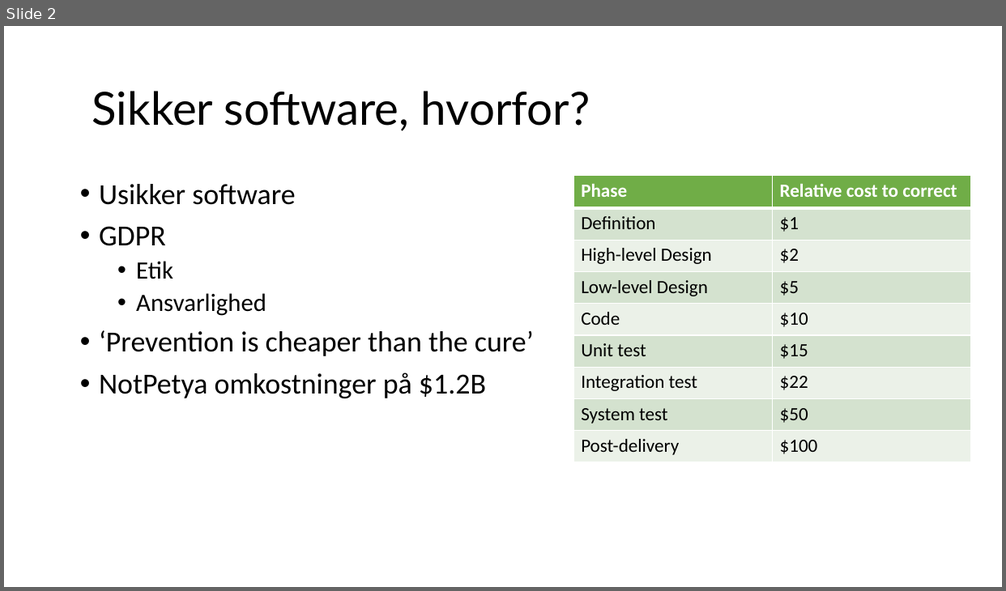
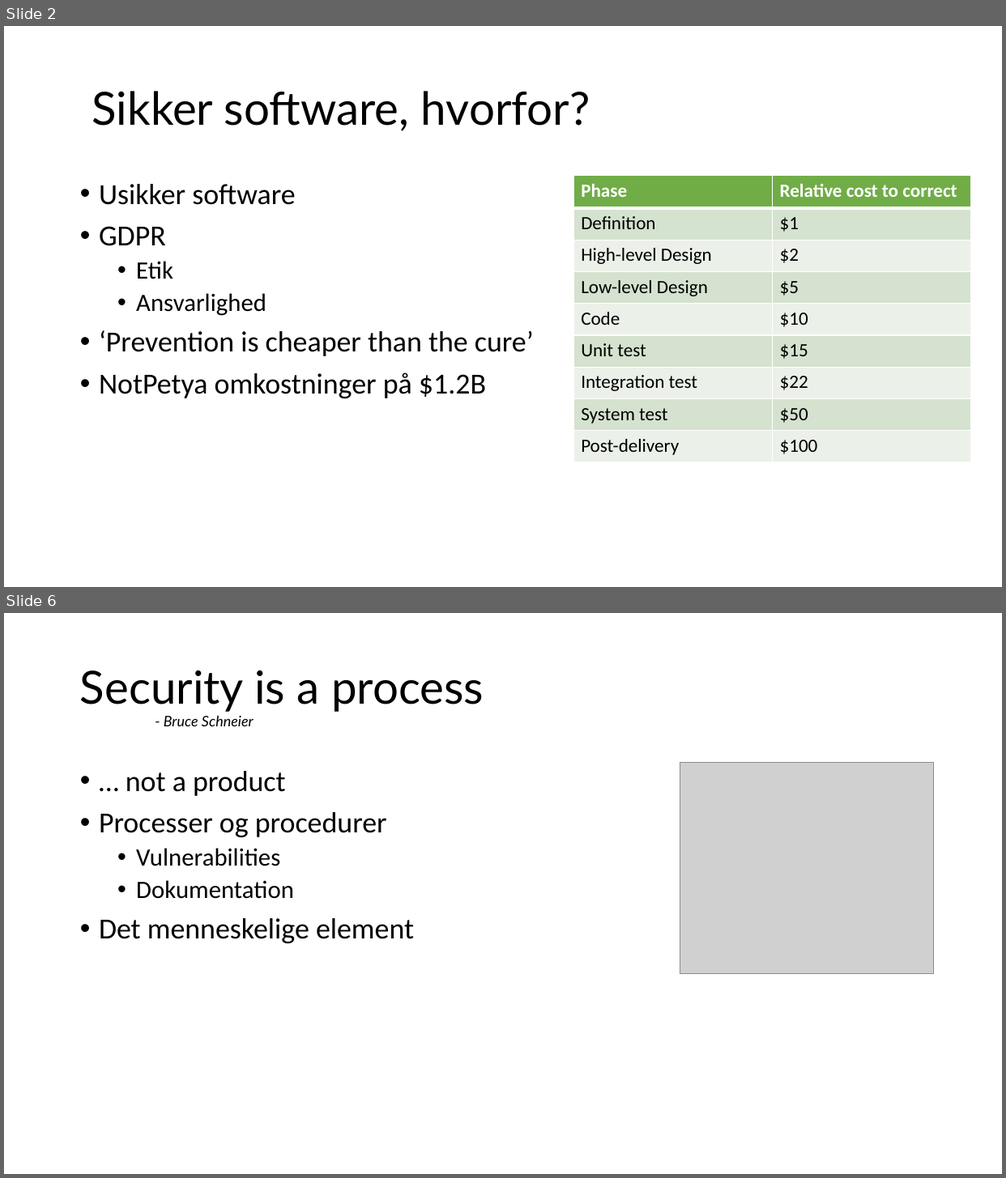
Before and after one commit to Kristiansax/kea-software-security-exam-slides, a slide deck: 9 - Audit af software.pptx. Shown one above the other, each under a label of ours: slide 2 before the commit, slides 2 and 6 after it; the slides between them are not shown. The pictures are 1006x591 and 1006x1178 pixels, drawn with LibreOffice and Linux fonts; fonts in the diff are those of the drawing; grey boxes stand for pictures. Boxes give left, top, right and bottom in pixels: in the first picture for what was removed or moved away, otherwise in the second. Text is boxed around its words. In the diff, an @@ line names an element or a change of style, - is before the commit and + after.

```diff
--- a/9 - Audit af software.pptx
+++ b/9 - Audit af software.pptx
@@ slide 6 added at bbox=[4, 613, 1002, 1174], background #FFFFFF @@
@@ title added at bbox=[80, 671, 484, 726], 44 pt, text #000000 @@
+Security is a process
+- Bruce Schneier
@@ text added at bbox=[99, 771, 414, 943], 28 pt, text #000000 @@
+• … not a product
+• Processer og procedurer
+  • Vulnerabilities
+  • Dokumentation
+• Det menneskelige element
@@ picture added at bbox=[680, 763, 934, 974] @@
```
Also in this commit, not shown: 1 slide changed, 3 other slides added, 1 slide removed, 6 other files.
